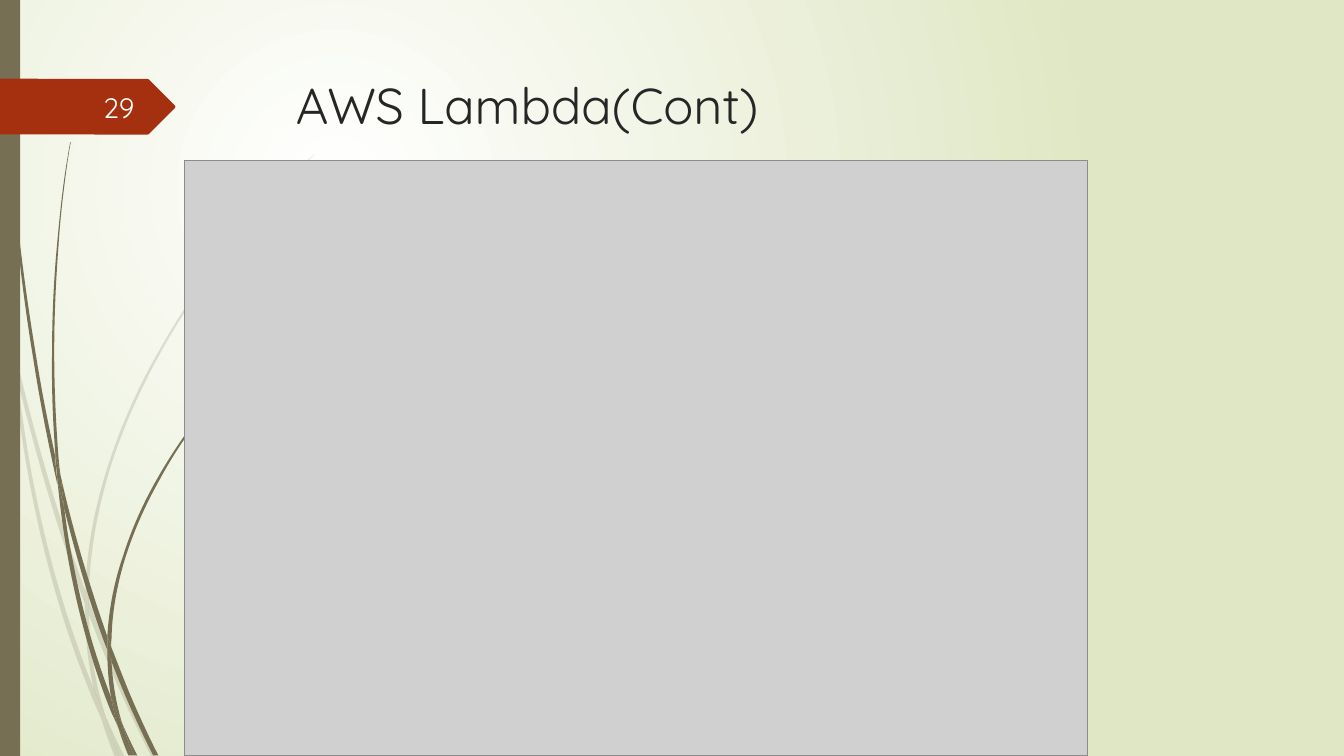
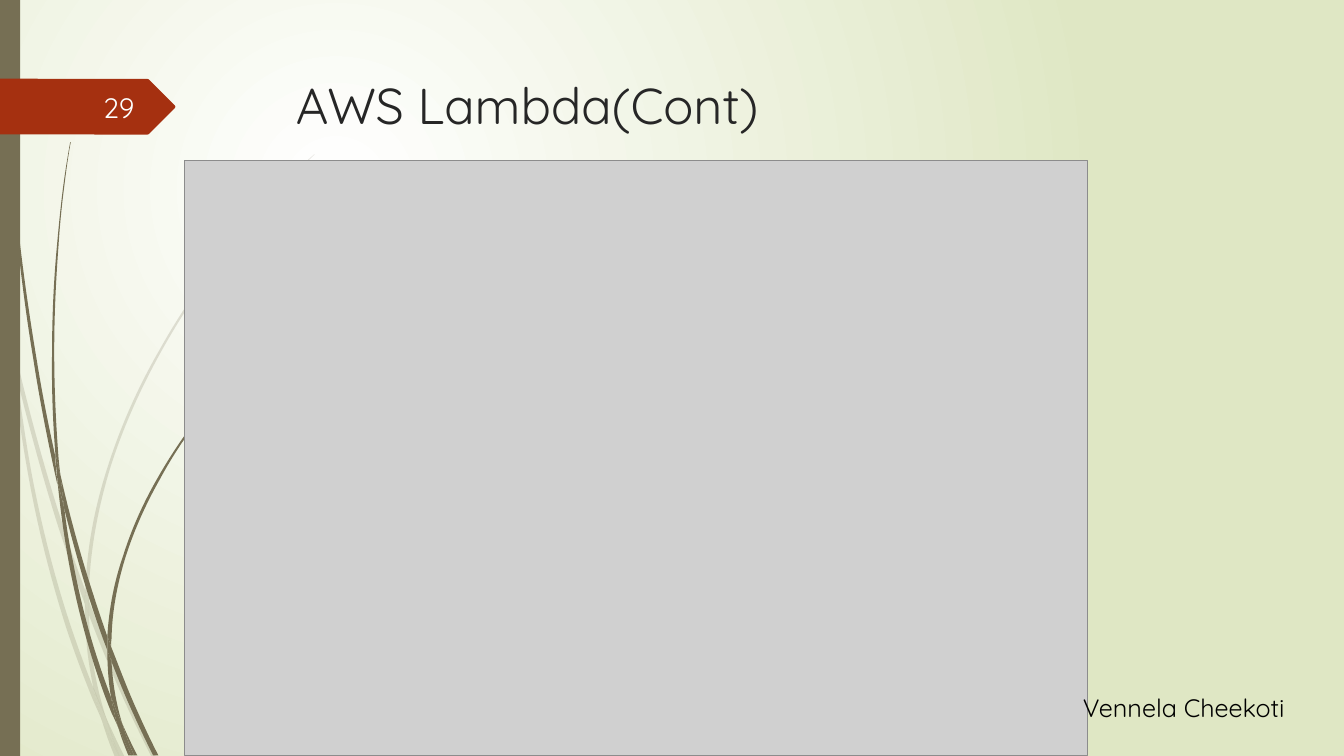
Before and after one commit to SathwikaGone/MVC-presentation, a slide deck: slide 29 of mvc.pptx. Drawn at 1344x756 pixels with LibreOffice and Linux fonts; fonts in the diff are those of the drawing; grey boxes stand for pictures. Boxes give left, top, right and bottom in pixels: in the first picture for what was removed or moved away, otherwise in the second. Text is boxed around its words. In the diff, an @@ line names an element or a change of style, - is before the commit and + after.

```diff
--- a/mvc.pptx
+++ b/mvc.pptx
@@ text added at box(1083, 691, 1285, 724), 18 pt, text #000000 @@
+Vennela Cheekoti
```
Also in this commit, not shown: 19 other slides changed.
